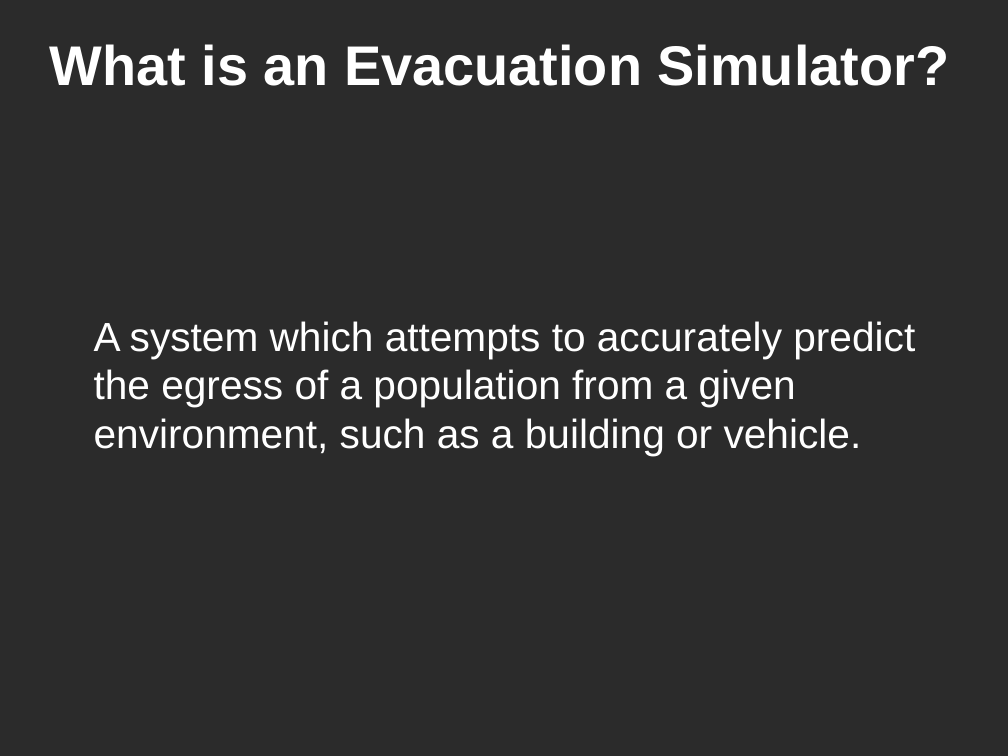
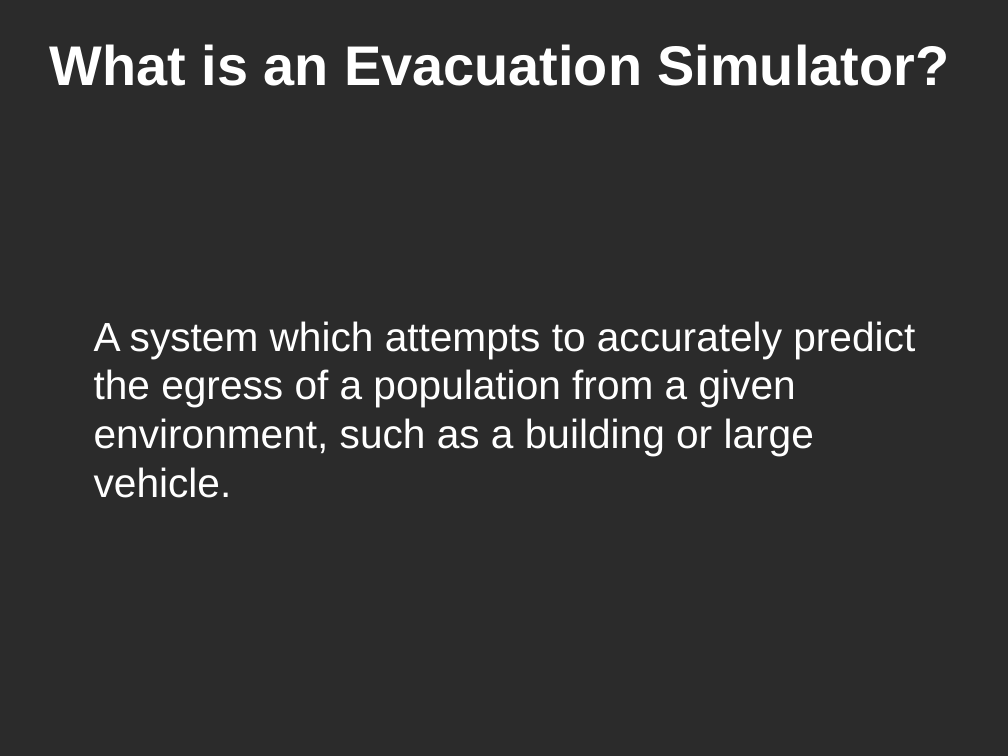
Before and after one commit to dantomosoiu/teamproject, a slide deck: slide 2 of Presentation/TeamProjectPresentation.odp. Drawn at 1008x756 pixels with LibreOffice and Linux fonts; fonts in the diff are those of the drawing; background and template pictures are left out; a plain dark background stands for a picture behind light text. Boxes give left, top, right and bottom in pixels: in the first picture for what was removed or moved away, otherwise in the second. Text is boxed around its words. In the diff, an @@ line names an element or a change of style, - is before the commit and + after.

```diff
--- a/Presentation/TeamProjectPresentation.odp
+++ b/Presentation/TeamProjectPresentation.odp
@@ text at (94, 321, 915, 498): text changed @@
-A system which attempts to accurately predict the egress of a population from a given environment, such as a building or vehicle.
+A system which attempts to accurately predict the egress of a population from a given environment, such as a building or large vehicle.
```
Also in this commit, not shown: 4 other slides changed, 12 slides added, 1 slide removed.
